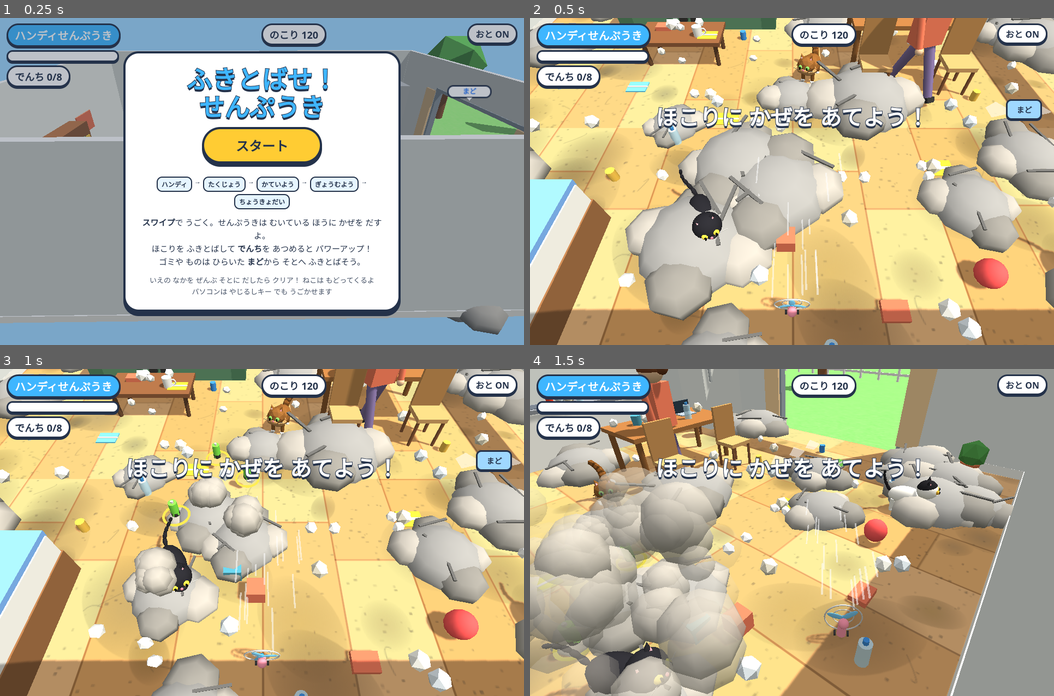
Above: before the commit, frames 1-4 (two rows, left to right).
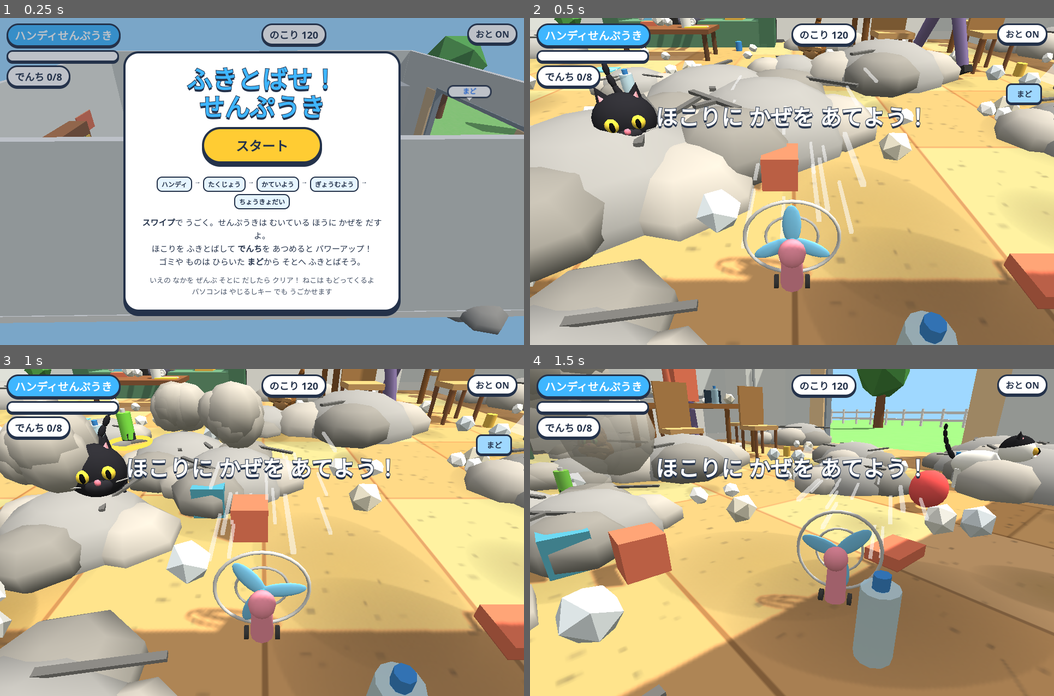
Above: after the commit, the same moments.

Repository: complerseinfo-png/game
Game: browser game, page fan/index.html
The game is run twice, just before and just after one commit, with the same random seed, the same clock (stepped at 60 frames per second) and the same inputs.
Inputs:
- Up to frame 1 (0.25 s): no input
- Up to frame 2 (0.5 s): click "スタート" at 0.27 s
- Up to frame 3 (1 s): no input
- Up to frame 4 (1.5 s): hold Right from 1.03 s (still down); tap Space at 1.1 s

Frame 1 is identical in both runs. In frame 2, 77% of the frame differs, in the area x 0-100%, y 0-100%; in frame 3, 79%; in frame 4, 76%.

Commit message:
fan: camera zooms out as the fan grows
Co-Authored-By: Claude Opus 5.5 <noreply@anthropic.com>
Claude-Session: https://claude.ai/code/session_013BDtbipzgeay626yBH3NvG

Diff:
--- a/fan/index.html
+++ b/fan/index.html
@@ -623,7 +623,7 @@
   if(!chanceS){chanceS=makeLabel('いまだ！','#e0560a');scene.add(chanceS)}chanceS.visible=false;dad.chance=chanceS;
   cats.forEach((c,i)=>Object.assign(c,{x:[-3,1,9][i],z:[6,-3,8][i],y:0,vx:0,vz:0,vy:0,state:'idle',t:rand(1,4),out:false}));
   Object.assign(fan,{x:0,z:9,vx:0,vz:0});camA=0;
-  level=1;batt=0;buildFan(1);time=0;shake=0;total=remaining();camSnap=true;
+  level=1;batt=0;buildFan(1);camS=LV[1].size;time=0;shake=0;total=remaining();camSnap=true;
   updateHud();
 }
 function start(){
@@ -866,6 +866,7 @@
 // ---------- render sync ----------
 const _axis=new THREE.Vector3();
 const camPos=new THREE.Vector3(0,10,20),camLook=new THREE.Vector3();
+let camS=0.5;
 function sync(dt){
   const now=performance.now()/1000;
   // fan
@@ -943,11 +944,14 @@
     }
   }
   // camera behind the fan
-  const portrait=innerWidth<innerHeight,s=LV[level].size;
-  const dist=(portrait?7.5:6.5)+s*3,hgt=(portrait?4.5:3.5)+s*2.2;
+  // the camera distance grows with the fan, so the fan keeps its size on screen while the room shrinks around it
+  const portrait=innerWidth<innerHeight;
+  camS+=(LV[level].size-camS)*Math.min(1,dt*1.6);
+  const s=camS;
+  const dist=s*(portrait?6.8:5.6)+0.6,hgt=s*(portrait?3.4:2.7)+0.4;
   const cx=clamp(fan.x-fx*dist,-W+0.8,W-0.8),cz=clamp(fan.z-fz*dist,-D+0.8,D-0.8);
   const short=dist-Math.hypot(cx-fan.x,cz-fan.z);
-  const tp=new THREE.Vector3(cx,hgt+short*0.8,cz),tl=new THREE.Vector3(fan.x+fx*4,0.8+s*0.6,fan.z+fz*4);
+  const tp=new THREE.Vector3(cx,hgt+short*0.9,cz),tl=new THREE.Vector3(fan.x+fx*s*3,s*0.9,fan.z+fz*s*3);
   if(state==='menu'){tp.set(Math.sin(camA)*-20,14,-Math.cos(camA)*-20+2);tl.set(0,1,0)}
   if(camSnap){camPos.copy(tp);camLook.copy(tl);camSnap=false}
   camPos.lerp(tp,Math.min(1,dt*4));camLook.lerp(tl,Math.min(1,dt*5));
